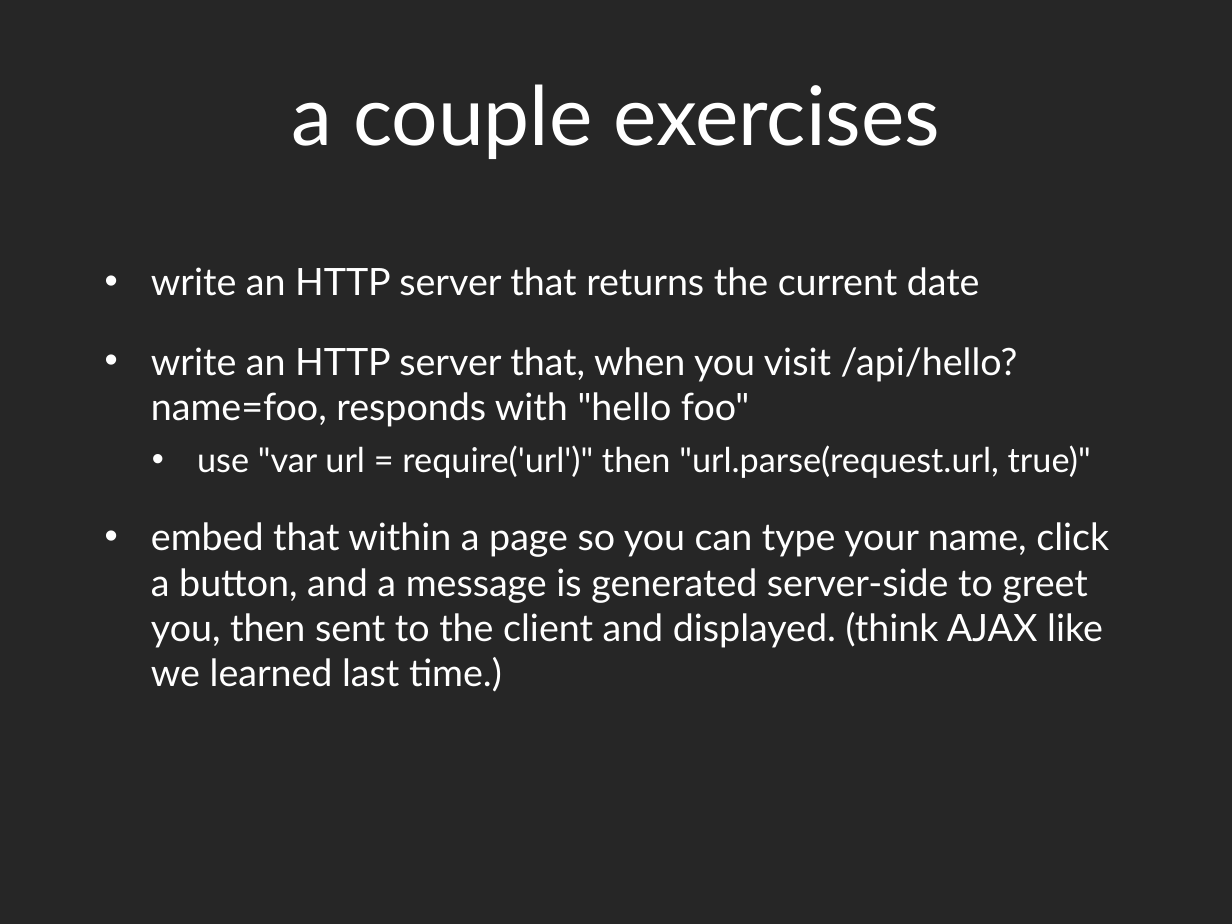
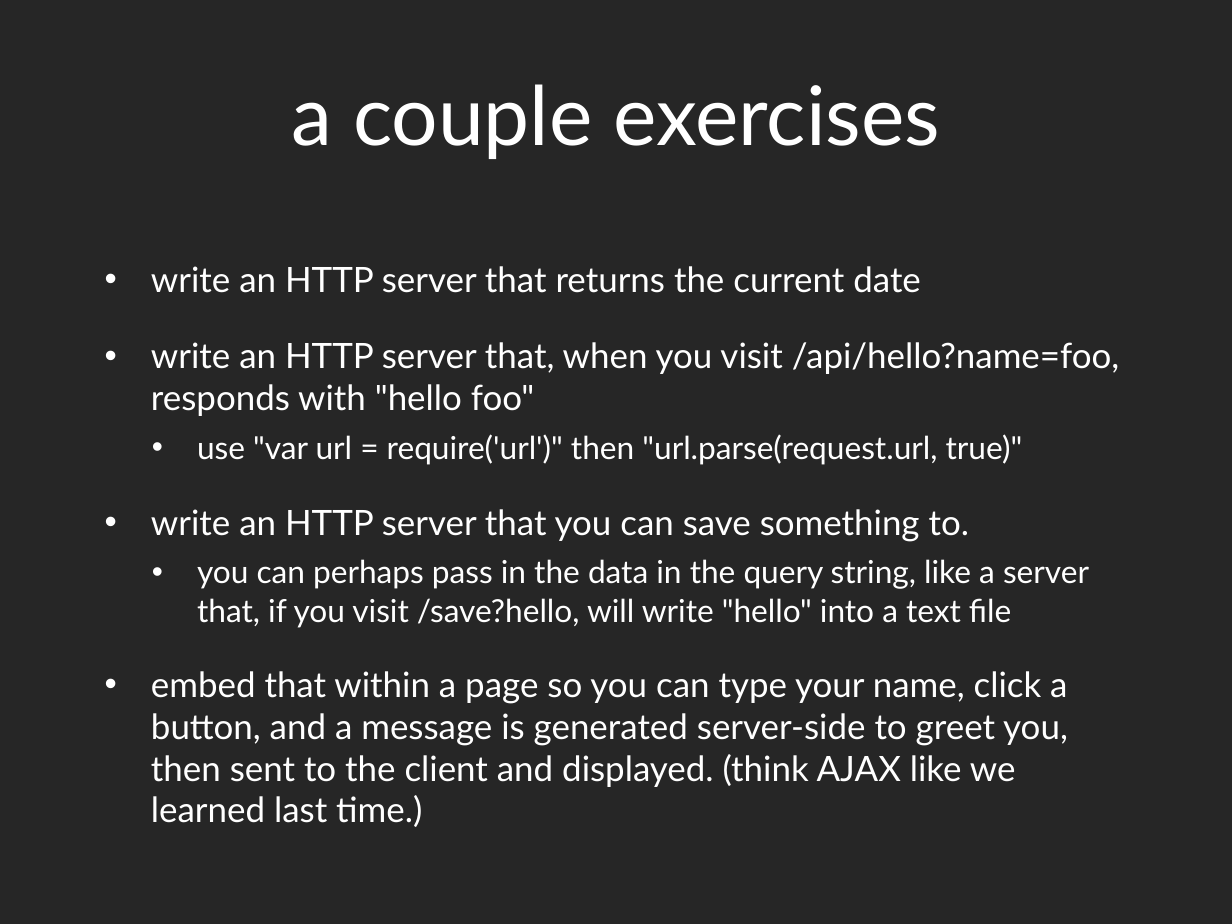
Before and after one commit to dantasse/ssuiweb2014, a slide deck: slide 20 of week09/week09.pptx. Drawn at 1232x924 pixels with LibreOffice and Linux fonts; fonts in the diff are those of the drawing. Boxes give left, top, right and bottom in pixels: in the first picture for what was removed or moved away, otherwise in the second. Text is boxed around its words. In the diff, an @@ line names an element or a change of style, - is before the commit and + after.

Commit message:
wek 9 changes I guess

```diff
--- a/week09/week09.pptx
+++ b/week09/week09.pptx
@@ text at bbox=[151, 266, 1119, 827]: size 22 to 20.4 pt in "write an HTTP server that returns the ...", "write an HTTP server that, when you ...", "embed that within a page so you ..."; size 20 to 18.5 pt in "use "var url = require('url')" then "url.parse(request.url, ..." @@
@@ text at bbox=[151, 509, 1089, 628]: paragraphs added @@
+• write an HTTP server that you can save something to.
+  • you can perhaps pass in the data in the query string, like a server that, if you visit /save?hello, will write "hello" into a text file
```
